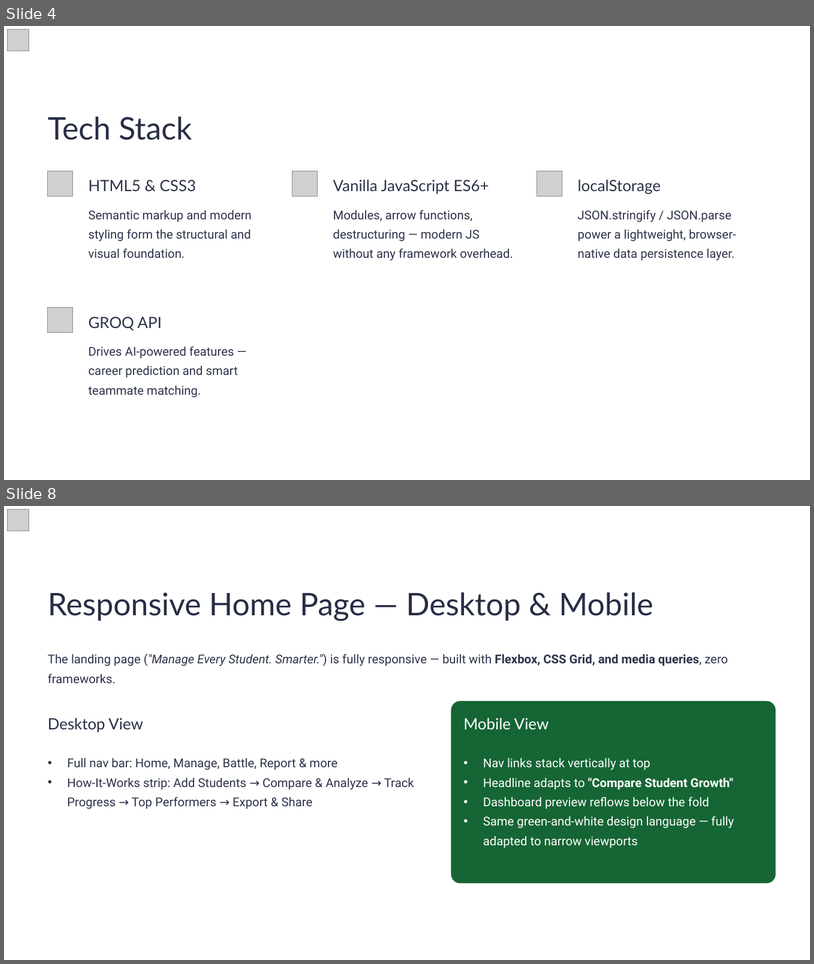
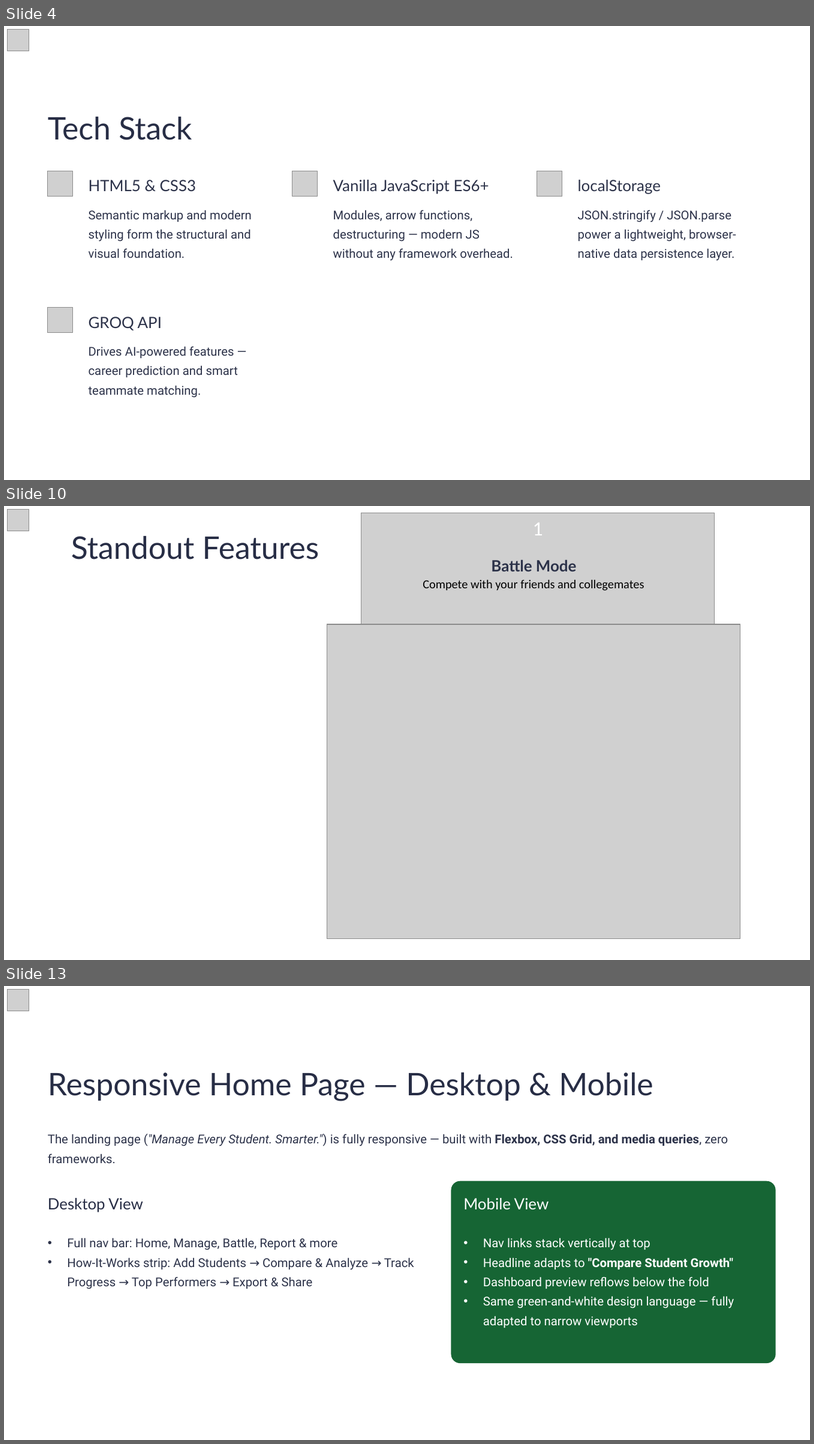
Before and after one commit to Pashvinder/Student-Profile-Management-System, a slide deck: files/Nodus_3G2_TeamNo_10.pptx. Shown one above the other, each under a label of ours: slides 4 and 8 before the commit, slides 4, 10 and 13 after it; the slides between them are not shown. The pictures are 814x964 and 814x1444 pixels, drawn with LibreOffice and Linux fonts; fonts in the diff are those of the drawing; grey boxes stand for pictures; background and template pictures are left out. Boxes give left, top, right and bottom in pixels: in the first picture for what was removed or moved away, otherwise in the second. Text is boxed around its words. In the diff, an @@ line names an element or a change of style, - is before the commit and + after.

```diff
--- a/files/Nodus_3G2_TeamNo_10.pptx
+++ b/files/Nodus_3G2_TeamNo_10.pptx
@@ slide 10 added at <box>4,506,810,960</box>, background picture (left out); not listed: 1 template element that a slide beside it also shows @@
@@ picture added at <box>8,510,29,531</box> @@
@@ picture added at <box>362,513,715,624</box> @@
@@ text added at <box>533,523,543,535</box>, 24 pt, text #FFFFFF @@
+1
@@ text added at <box>71,536,320,559</box>, 37 pt, text #272D45 @@
+Standout Features
@@ text added at <box>491,559,576,571</box>, 18.5 pt, text #2C3249, bold @@
+Battle Mode
@@ text added at <box>423,580,645,591</box>, 14.5 pt, text #000000 @@
+Compete with your friends and collegemates
@@ picture added at <box>327,624,741,938</box> @@
@@ what was slide 8 is now slide 13 @@
```
Also in this commit, not shown: 3 slides changed, 3 other slides added, 1 slide removed, 5 other files.
